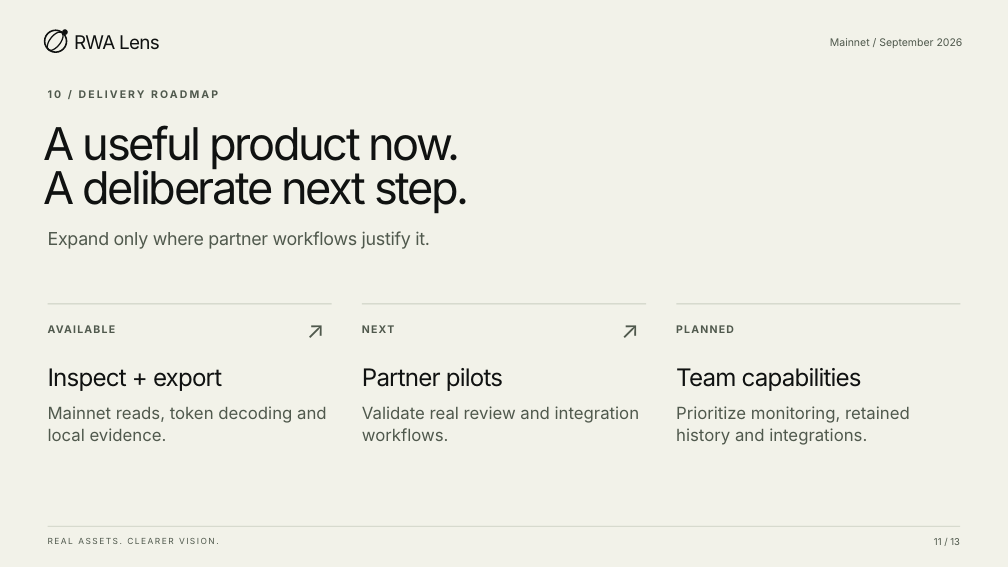
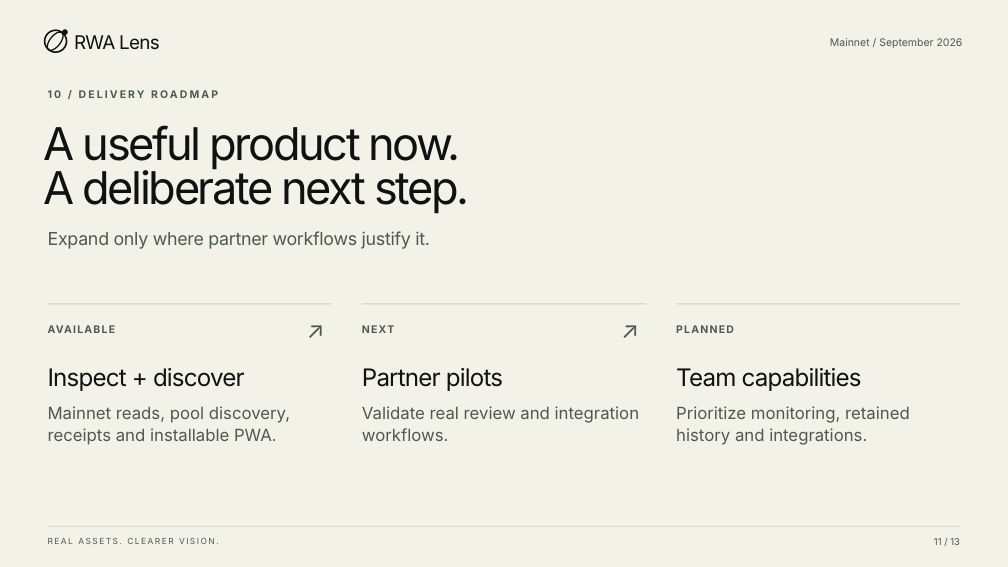
Before and after one commit to operatoruplift/rwa-lens, a slide deck: slide 11 of public/presentation/rwa-lens-pitch.pptx. Drawn at 1008x567 pixels with LibreOffice and Linux fonts; fonts in the diff are those of the drawing. Boxes give left, top, right and bottom in pixels: in the first picture for what was removed or moved away, otherwise in the second. Text is boxed around its words. In the diff, an @@ line names an element or a change of style, - is before the commit and + after.

Commit message:
fix: complete yield discovery and refresh release materials

```diff
--- a/public/presentation/rwa-lens-pitch.pptx
+++ b/public/presentation/rwa-lens-pitch.pptx
@@ text at (48, 368, 245, 391): text changed @@
-Inspect + export
+Inspect + discover
@@ text at (48, 406, 290, 445): text changed @@
-Mainnet reads, token decoding and local evidence.
+Mainnet reads, pool discovery, receipts and installable PWA.
```
Also in this commit, not shown: 2 other slides changed, 35 other files.
